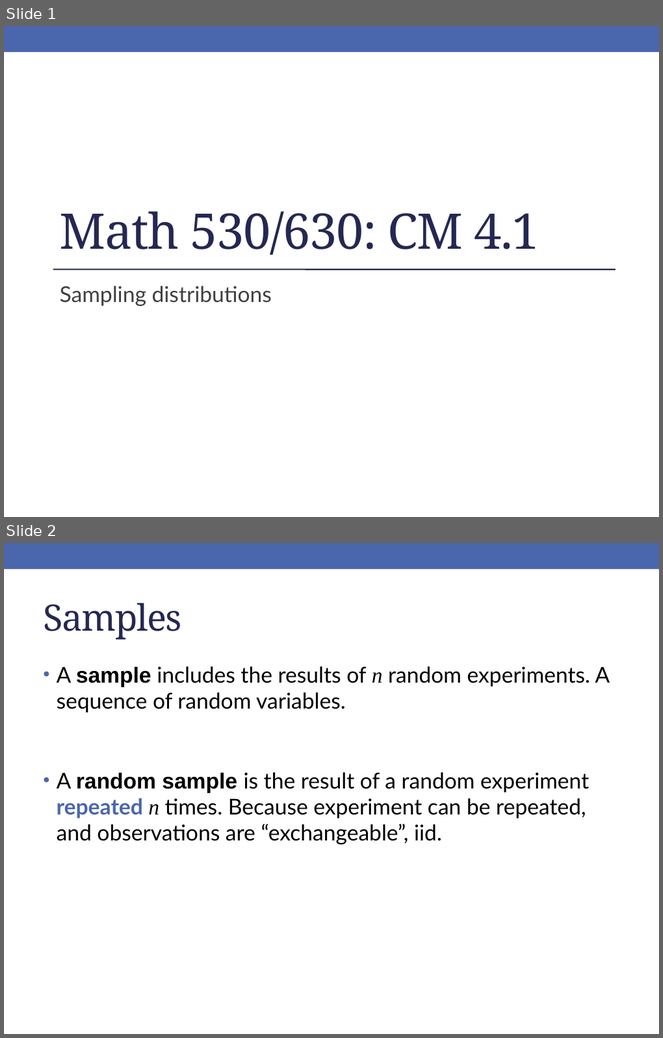
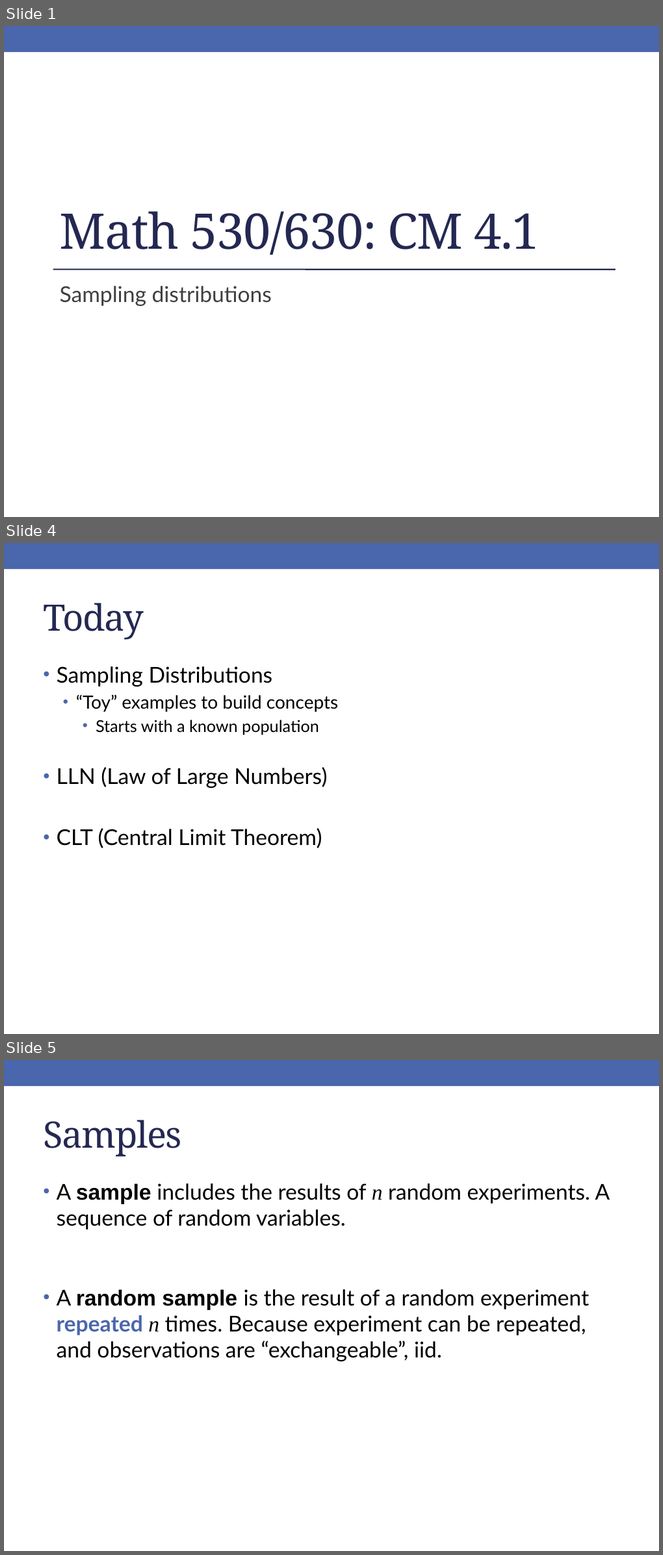
Before and after one commit to rebeccal/ohsu-math630, a slide deck: slides/cm041.pptx. Shown one above the other, each under a label of ours: slides 1 and 2 before the commit, slides 1, 4 and 5 after it; the slides between them are not shown. The pictures are 663x1038 and 663x1555 pixels, drawn with LibreOffice and Linux fonts; fonts in the diff are those of the drawing. Boxes give left, top, right and bottom in pixels: in the first picture for what was removed or moved away, otherwise in the second. Text is boxed around its words. In the diff, an @@ line names an element or a change of style, - is before the commit and + after.

```diff
--- a/slides/cm041.pptx
+++ b/slides/cm041.pptx
@@ slide 4 added at (4, 543, 659, 1034), background #FFFFFF; not listed: 1 template element that a slide beside it also shows @@
@@ title added at (43, 603, 144, 640), 40 pt, text #242852 @@
+Today
@@ text added at (57, 667, 338, 849), 24 pt, text #000000 @@
+• Sampling Distributions
+  • “Toy” examples to build concepts
+    • Starts with a known population
+• LLN (Law of Large Numbers)
+• CLT (Central Limit Theorem)
@@ what was slide 2 is now slide 5 @@
```
Also in this commit, not shown: 3 slides changed, 5 other slides added, 3 slides removed, 6 other files.
